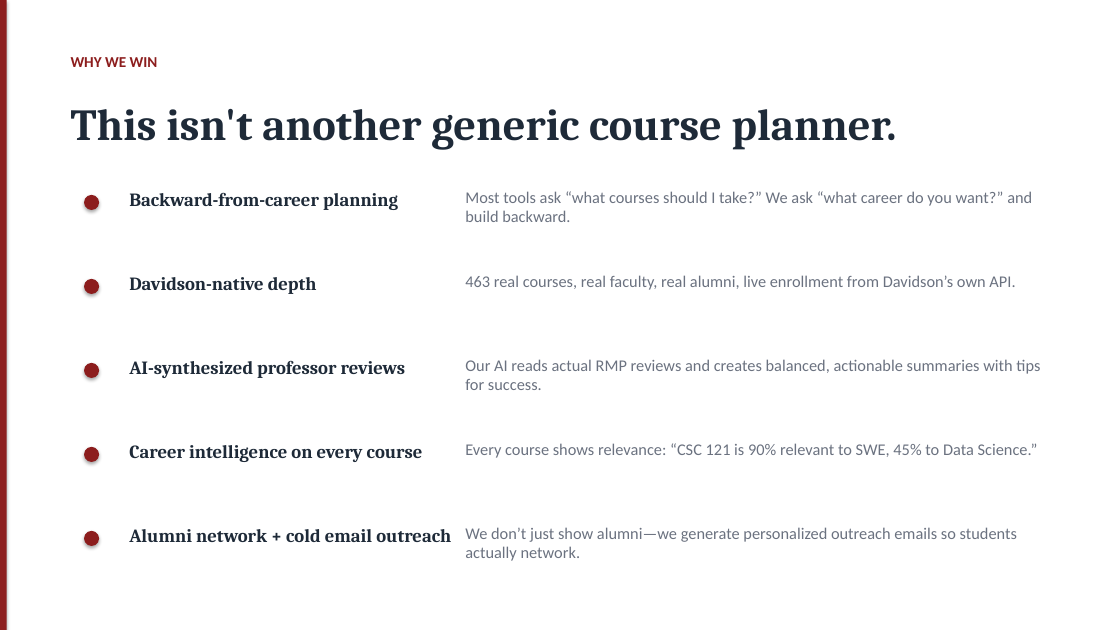
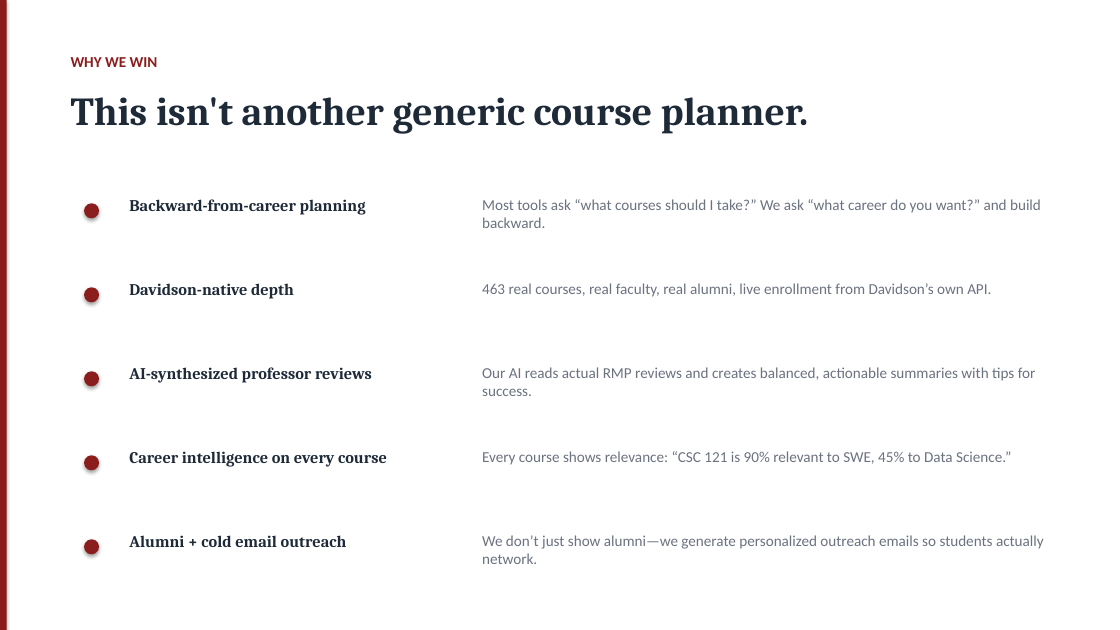
Before and after one commit to Hades-c/MakeItSo, a slide deck: slide 8 of MakeItSo_Pitch_Deck.pptx. Drawn at 1120x630 pixels with LibreOffice and Linux fonts; fonts in the diff are those of the drawing. Boxes give left, top, right and bottom in pixels: in the first picture for what was removed or moved away, otherwise in the second. Text is boxed around its words. In the diff, an @@ line names an element or a change of style, - is before the commit and + after.

```diff
--- a/MakeItSo_Pitch_Deck.pptx
+++ b/MakeItSo_Pitch_Deck.pptx
@@ text "This isn't another generic course ..." moved from (x1=71, y1=109, x2=897, y2=150) to (x1=71, y1=97, x2=808, y2=134) @@
@@ text "This isn't another generic course ..." at (x1=71, y1=97, x2=808, y2=134): size 38 to 34 pt; line spacing 47pt to 1 @@
@@ text "Backward-from-career planning" moved from (x1=129, y1=192, x2=398, y2=210) to (x1=129, y1=199, x2=366, y2=215) @@
@@ text "Most tools ask “what courses ..." moved from (x1=465, y1=191, x2=1032, y2=222) to (x1=482, y1=199, x2=1041, y2=228) @@
@@ text "463 real courses, real faculty, ..." moved from (x1=465, y1=275, x2=1015, y2=290) to (x1=482, y1=283, x2=991, y2=297) @@
@@ text "Our AI reads actual RMP ..." moved from (x1=465, y1=359, x2=1040, y2=390) to (x1=482, y1=367, x2=1036, y2=396) @@
@@ size 16 to 14 pt; line spacing 20pt to 1 in 4 elements at (x1=129, y1=199, x2=366, y2=215), (x1=129, y1=283, x2=294, y2=299), (x1=129, y1=367, x2=372, y2=383), (x1=129, y1=451, x2=387, y2=467) @@
@@ text "Every course shows relevance: “CSC ..." moved from (x1=465, y1=443, x2=1038, y2=458) to (x1=482, y1=451, x2=1011, y2=465) @@
@@ 5 ellipses moved together from (x1=84, y1=195, x2=99, y2=546) to (x1=84, y1=203, x2=99, y2=555) @@
@@ text at (x1=129, y1=535, x2=347, y2=547): text changed; size 16 to 14 pt @@
-Alumni network + cold email outreach
+Alumni + cold email outreach
@@ size 14 to 13 pt; line spacing 17pt to 1 in 5 elements at (x1=482, y1=199, x2=1041, y2=228), (x1=482, y1=283, x2=991, y2=297), (x1=482, y1=367, x2=1036, y2=396), (x1=482, y1=451, x2=1011, y2=465), (x1=482, y1=535, x2=1044, y2=564) @@
@@ text "We don’t just show alumni—we ..." moved from (x1=465, y1=527, x2=1017, y2=561) to (x1=482, y1=535, x2=1044, y2=564) @@
```
Also in this commit, not shown: 10 other slides changed, 1 other file.
